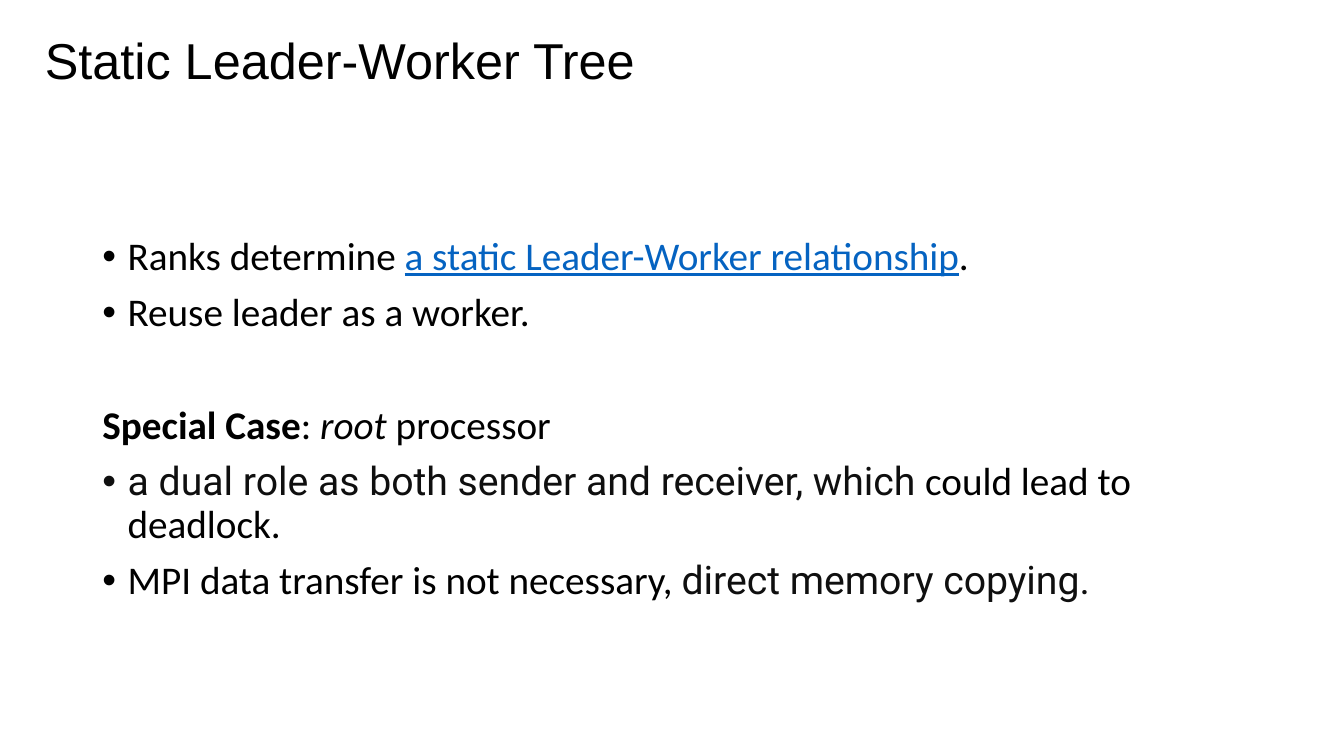
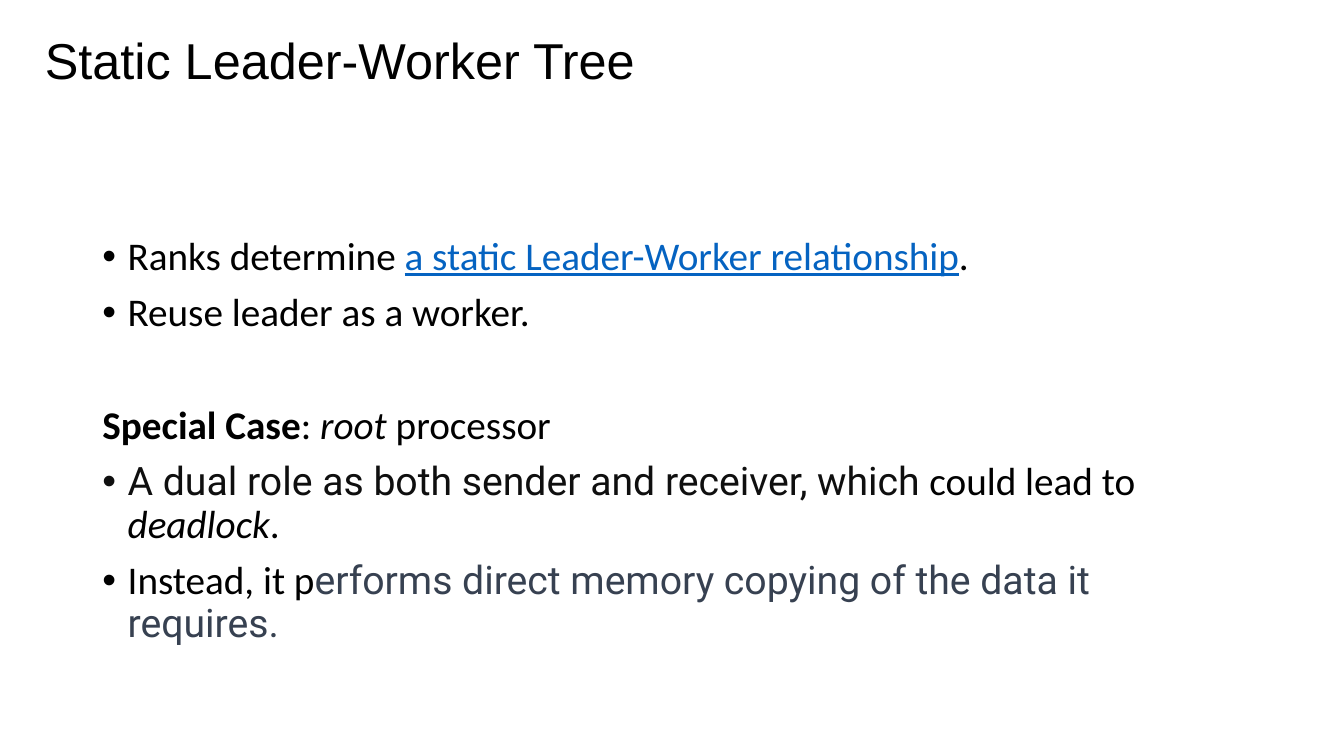
Before and after one commit to zhuliang21/Parallel-Matrix-Multiplication, a slide deck: slide 8 of powerpoint/Pre.pptx. Drawn at 1344x756 pixels with LibreOffice and Linux fonts; fonts in the diff are those of the drawing. Boxes give left, top, right and bottom in pixels: in the first picture for what was removed or moved away, otherwise in the second. Text is boxed around its words. In the diff, an @@ line names an element or a change of style, - is before the commit and + after.

```diff
--- a/powerpoint/Pre.pptx
+++ b/powerpoint/Pre.pptx
@@ text at <box>128,465,1135,645</box>: text changed; text colour #0F0F0F to #374151 @@
-• a dual role as both sender and receiver, which could lead to deadlock.
-• MPI data transfer is not necessary, direct memory copying.
+• A dual role as both sender and receiver, which could lead to deadlock.
+• Instead, it performs direct memory copying of the data it requires.
```
Also in this commit, not shown: 6 other slides changed, 6 other files.
